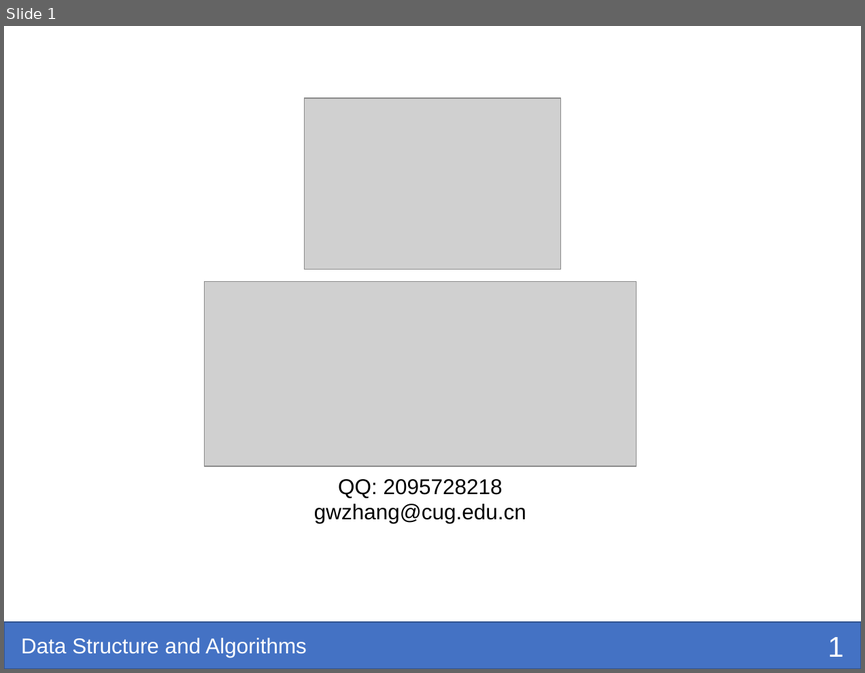
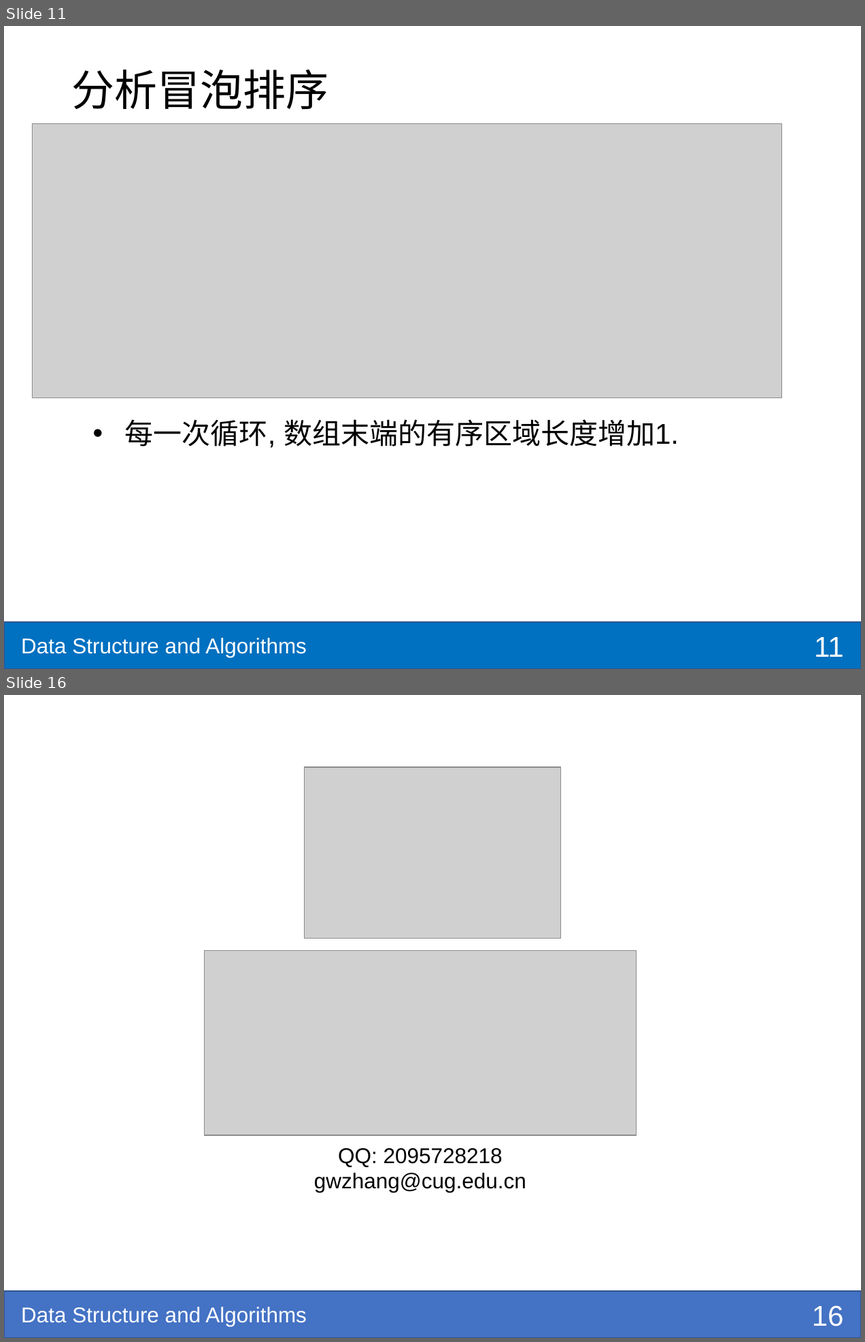
Before and after one commit to shzaiz/dx-public, a slide deck: notes/notes/ds-algo/ch2-basic-algo.pptx. Shown one above the other, each under a label of ours: slide 1 before the commit, slides 11 and 16 after it; the slides between them are not shown. The pictures are 865x673 and 865x1342 pixels, drawn with LibreOffice and Linux fonts; fonts in the diff are those of the drawing; grey boxes stand for pictures; background and template pictures are left out. Boxes give left, top, right and bottom in pixels: in the first picture for what was removed or moved away, otherwise in the second. Text is boxed around its words. In the diff, an @@ line names an element or a change of style, - is before the commit and + after.

```diff
--- a/notes/notes/ds-algo/ch2-basic-algo.pptx
+++ b/notes/notes/ds-algo/ch2-basic-algo.pptx
@@ slide 11 added at [4,26,861,669], background #FFFFFF; not listed: 1 template element that a slide beside it also shows @@
@@ title added at [71,70,328,109], 36 pt, text #000000 @@
+分析冒泡排序
@@ picture added at [33,124,782,398] @@
@@ text added at [125,419,679,448], 24 pt, text #000000 @@
+• 每一次循环, 数组末端的有序区域长度增加1.
@@ rectangle added at [4,622,861,669], fill #0070C0, outline #325491 1 pt @@
@@ page number added at [814,637,844,656], 24 pt, text #FFFFFF @@
+11
@@ what was slide 1 is now slide 16 @@
@@ page number at [812,1305,844,1326]: text changed @@
-1
+16
```
Also in this commit, not shown: 1 slide changed, 13 other slides added, 16 other files.
